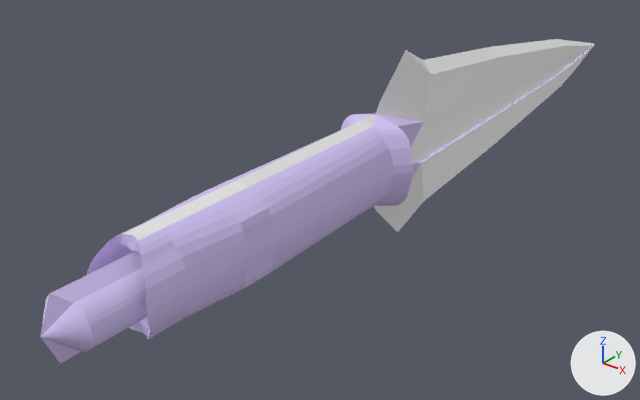
What one commit did to the Blender file dev_files_donot_use_for_server/blender_files/jdeivid/ruina/v1/dagger_v1.blend.
Rendered twice from a 50 mm camera at (15.5, -18.8, 11.6) aimed at (-2.0, 3.0, -1.9). The lights are fixed; the arrows at lower right show +X, +Y and +Z.

The older version as bpy lines, for what is in view:
```python
mat_blue = principled_material('blue')
mat_blue.base_color = (0.8, 0.8, 0.8)  # white #e7e7e7
mat_c_frying_pan_gold = principled_material('c_frying_pan_gold')
mat_c_frying_pan_gold.base_color = (0.8, 0.8, 0.8)  # white #e7e7e7
me_red = bpy.data.meshes.new('red')
me_red.from_pydata(...)  # 248 vertices, 262 faces, 8 loose edges; spans x 0.0..1.5, y -9.6..21.2, z -3.4..3.4
# faces by material slot: [220, 5, 37]
me_red.materials.append(mat_glow_inner)  # purple #d2c3f2
me_red.materials.append(mat_blue)  # white #e7e7e7
me_red.materials.append(mat_c_frying_pan_gold)  # white #e7e7e7
ob_dagger_v1 = bpy.data.objects.new('dagger_v1', me_red)
ob_dagger_v1.location = (0.0, 0.0, 0.0)
_m = ob_dagger_v1.modifiers.new('Mirror', 'MIRROR')
```
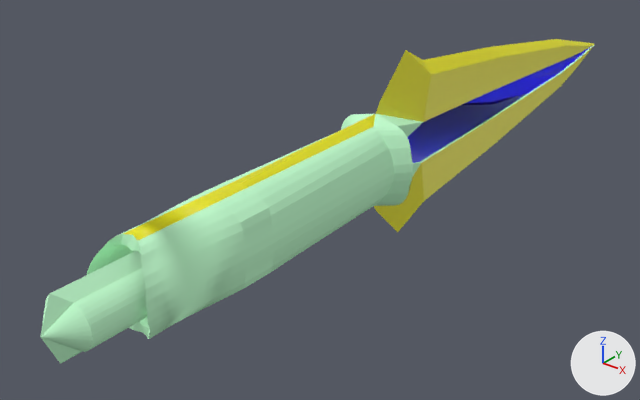
Location of each change, (x1, y1, x2, y2) in pixels of the pictures (640 x 400 px):
'dagger_v1', recoloured, reshaped
    both: (41, 39, 594, 364)
part 1 of me_red, recoloured (purple to green)
    both: (41, 114, 421, 364)

The change, as a list of edits to the scene's bpy script:
```text
Change mat_blue:
    mat_blue.base_color: (0.8, 0.8, 0.8) -> (0.0122, 0.00599, 0.801)  # white #e7e7e7 -> blue #1d12e7
Change mat_c_frying_pan_gold:
    mat_c_frying_pan_gold.base_color: (0.8, 0.8, 0.8) -> (0.8, 0.762, 0.00363)  # white #e7e7e7 -> yellow #e7e20c
Add mat_painted_wood_01:
    mat_painted_wood_01 = diffuse_material('painted_wood_01')
    mat_painted_wood_01.base_color = (0.552, 0.993, 0.633)  # green #c4fed0
Change me_red:
    used by ob_dagger_v1; location = (0.0, 0.0, 0.0)
    remove me_red.from_pydata(...)  # 248 vertices, 262 faces, 8 loose edges; spans x 0.0..1.5, y -9.6..21.2, z -3.4..3.4
    add me_red.from_pydata(...)  # 248 vertices, 475 faces; spans x 0.0..1.5, y -9.6..21.2, z -3.4..3.4
    me_red part 1: 56 faces spanning x 0.0..1.5, y -9.6..5.7, z -1.6..1.6 switch from mat_glow_inner (purple #d2c3f2) to mat_painted_wood_01 (green #c4fed0)
```
